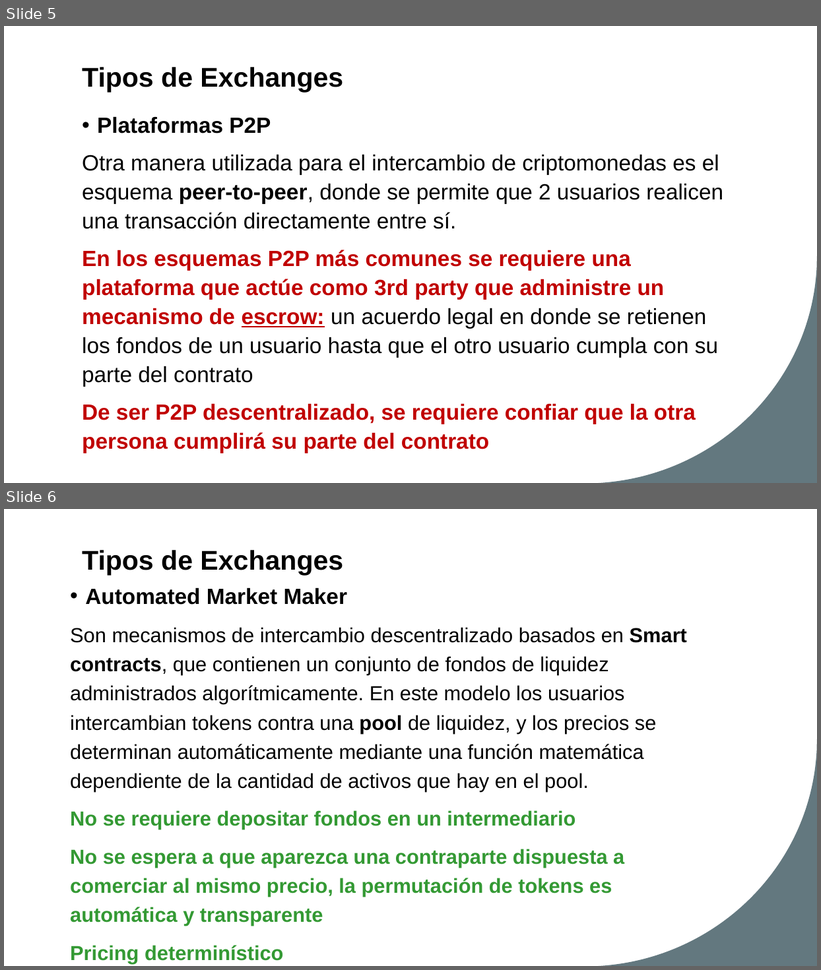
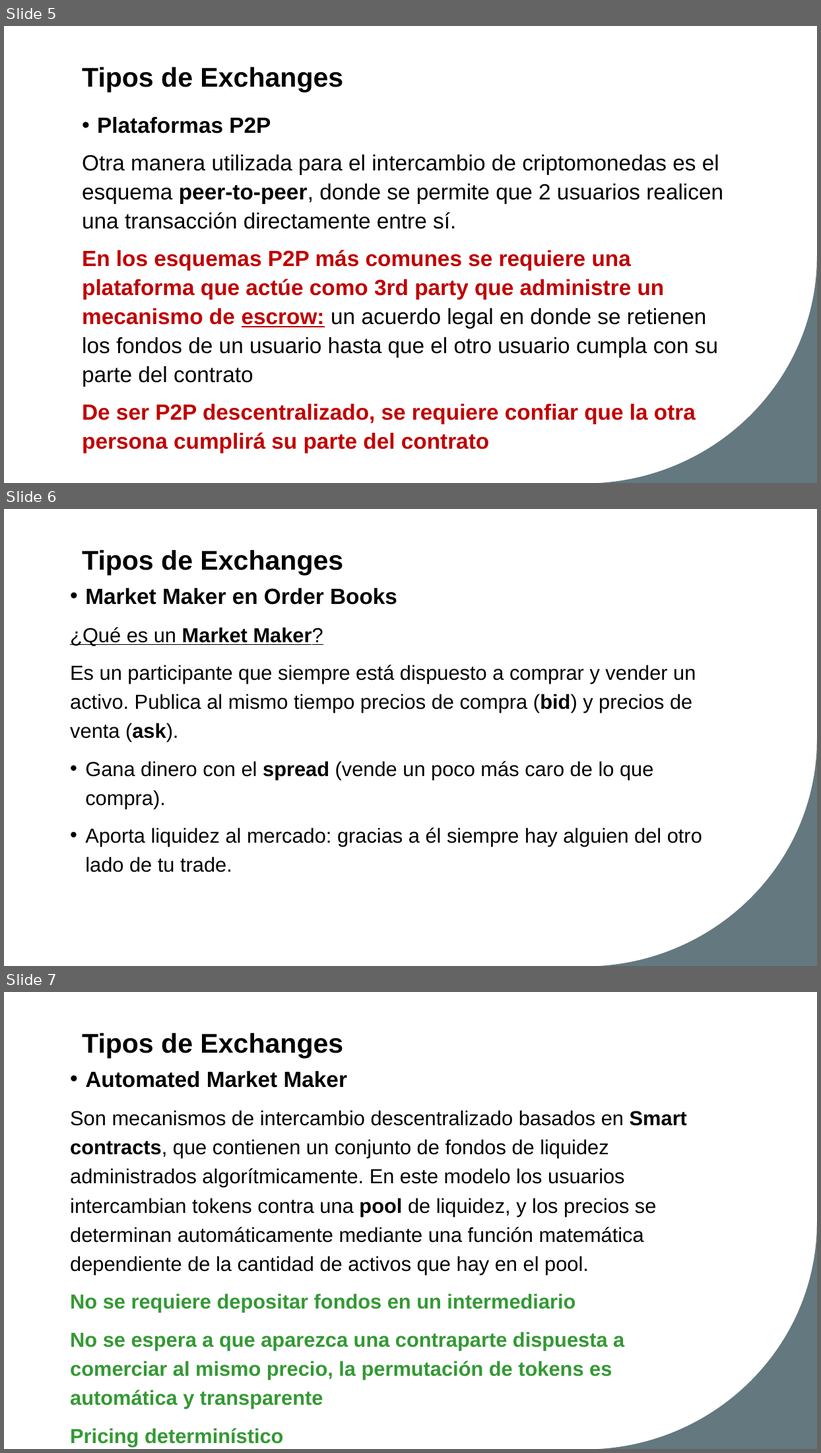
Before and after one commit to AbrilCC/GrupoAMM-Blockchain, a slide deck: Automated Market Makers.pptx. Shown one above the other, each under a label of ours: slides 5 and 6 before the commit, slides 5, 6 and 7 after it. The pictures are 821x970 and 821x1453 pixels, drawn with LibreOffice and Linux fonts; fonts in the diff are those of the drawing. Boxes give left, top, right and bottom in pixels: in the first picture for what was removed or moved away, otherwise in the second. Text is boxed around its words. In the diff, an @@ line names an element or a change of style, - is before the commit and + after.

```diff
--- a/Automated Market Makers.pptx
+++ b/Automated Market Makers.pptx
@@ slide 6 added at [4,509,817,966], background #FFFFFF; not listed: 1 template element that a slide beside it also shows @@
@@ title added at [82,550,343,575], 32 pt, text #000000, bold @@
+Tipos de Exchanges
@@ text added at [70,588,702,873], 24 pt, text #000000 @@
+• Market Maker en Order Books
+¿Qué es un Market Maker?
+Es un participante que siempre está dispuesto a comprar y vender un activo. Publica al mismo tiempo precios de compra (bid) y precios de venta (ask).
+• Gana dinero con el spread (vende un poco más caro de lo que compra).
+• Aporta liquidez al mercado: gracias a él siempre hay alguien del otro lado de tu trade.
@@ what was slide 6 is now slide 7 @@
```
Also in this commit, not shown: 3 slides changed, 1 other slide added, 1 other file.
